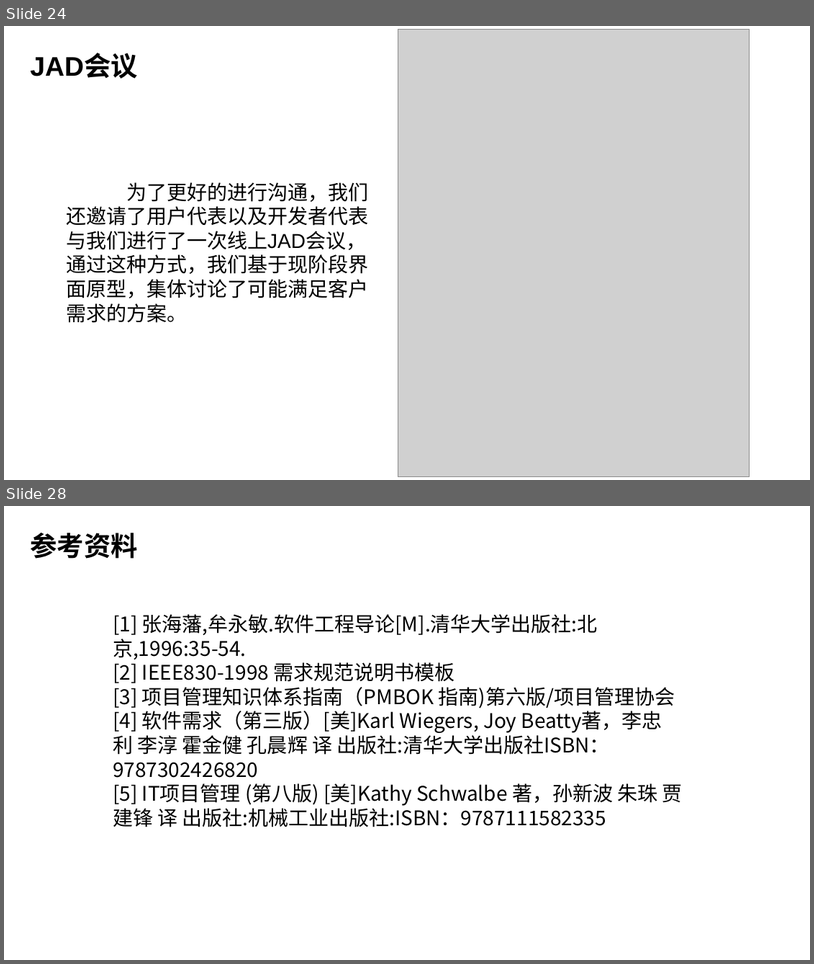
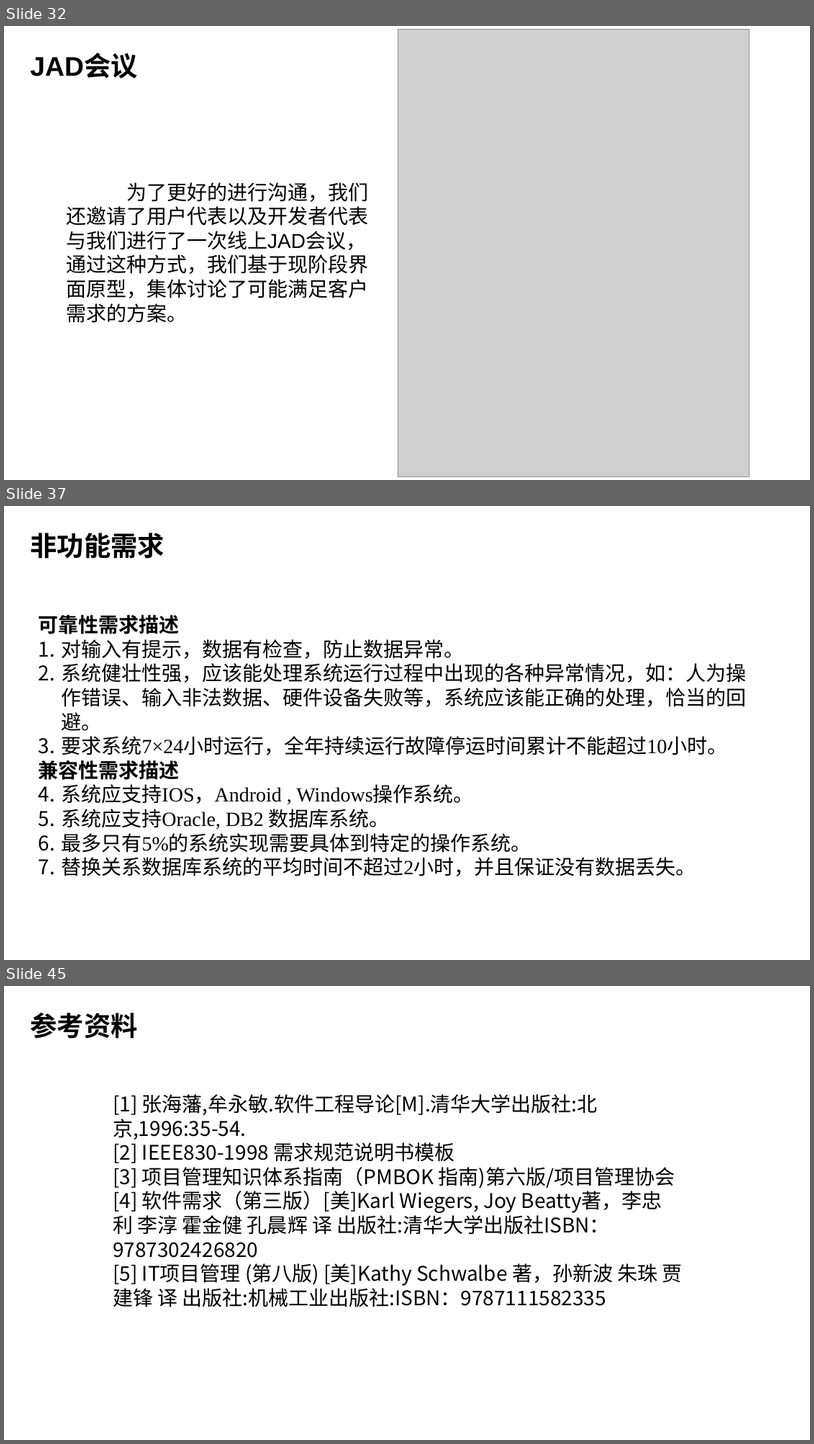
Before and after one commit to Ysuny2333/SRA2022-G15, a slide deck: 软件需求规格说明/SRA2022-G15-需求规格说明PPT.pptx. Shown one above the other, each under a label of ours: slides 24 and 28 before the commit, slides 32, 37 and 45 after it; the slides between them are not shown. The pictures are 814x964 and 814x1444 pixels, drawn with LibreOffice and Linux fonts; fonts in the diff are those of the drawing; grey boxes stand for pictures; background and template pictures are left out. Boxes give left, top, right and bottom in pixels: in the first picture for what was removed or moved away, otherwise in the second. Text is boxed around its words. In the diff, an @@ line names an element or a change of style, - is before the commit and + after.

Commit message:
Update SRA2022-G15-需求规格说明PPT.pptx
SRA2022-G15-软件需求规格说明(SRS)v0.2.0

```diff
--- a/软件需求规格说明/SRA2022-G15-需求规格说明PPT.pptx
+++ b/软件需求规格说明/SRA2022-G15-需求规格说明PPT.pptx
@@ slide 37 added at (4, 506, 810, 960), background picture (left out) @@
@@ text added at (30, 533, 165, 559), 32 pt, text #000000, bold @@
+非功能需求
@@ text added at (39, 615, 747, 876), 24 pt, text #000000 @@
+可靠性需求描述
+1. 对输入有提示，数据有检查，防止数据异常。
+2. 系统健壮性强，应该能处理系统运行过程中出现的各种异常情况，如：人为操作错误、输入非法数据、硬件设备失败等，系统应该能正确的处理，恰当的回避。
+3. 要求系统7×24小时运行，全年持续运行故障停运时间累计不能超过10小时。
+兼容性需求描述
+1. 系统应支持IOS，Android , Windows操作系统。
+2. 系统应支持Oracle, DB2 数据库系统。
+3. 最多只有5%的系统实现需要具体到特定的操作系统。
+4. 替换关系数据库系统的平均时间不超过2小时，并且保证没有数据丢失。
@@ what was slide 24 is now slide 32 @@
@@ what was slide 28 is now slide 45 @@
```
Also in this commit, not shown: 10 slides changed, 16 other slides added.
